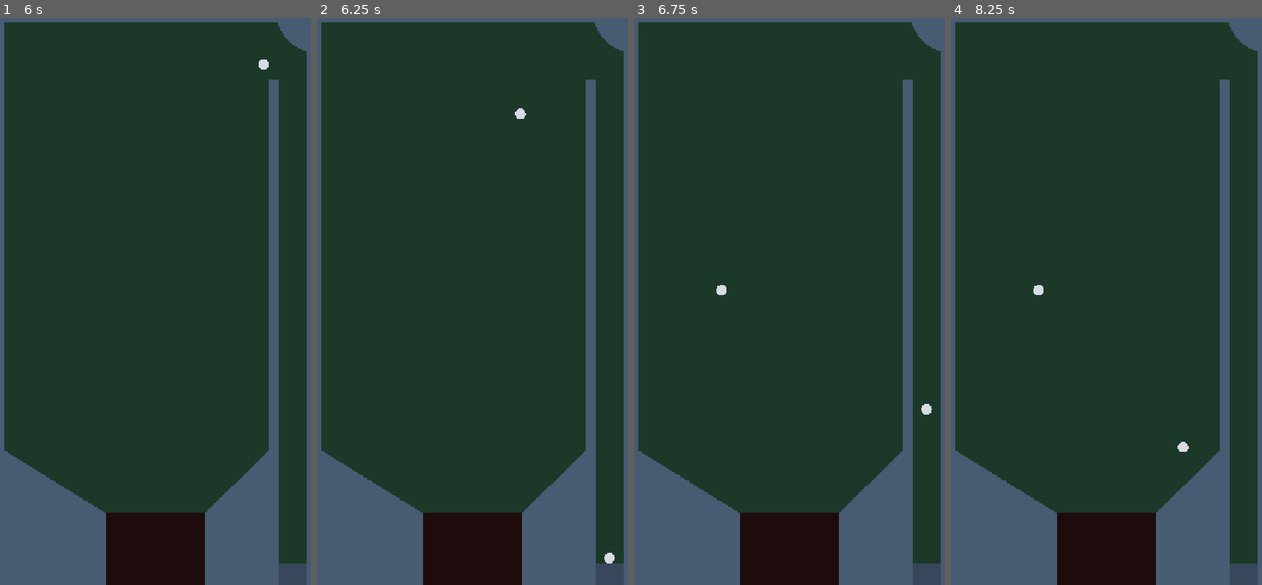
Above: before the commit, frames 1-4 (left to right).
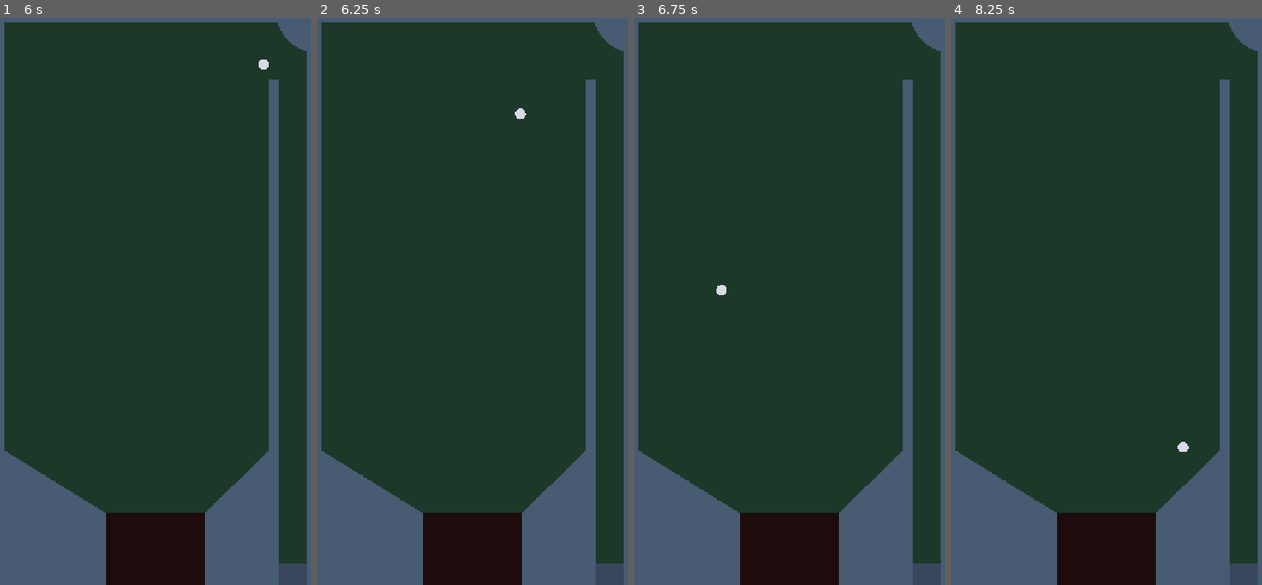
Above: after the commit, the same moments.

Repository: StephenForte/The-Squishy-Pinball-Machine
Game: Godot game, scene res://scenes/main.tscn
Same seed, same stepped clock (60 frames per second), same inputs: the game is played once before the commit and once after it.
Inputs:
- Up to frame 1 (6 s): tap Enter at 0.5 s; hold Space (launch_ball) 0.53-1.28 s; tap Space (launch_ball) every 1.5 s from 1.35 to 5.85 s; hold Space (launch_ball) 2.03-2.78 s; tap R (restart) at 2.75, 3.5, 4.15, 5 s; hold Space (launch_ball) 3.53-4.28 s; hold Space (launch_ball) 5.03-5.78 s
- Up to frame 2 (6.25 s): no input
- Up to frame 3 (6.75 s): hold Space (launch_ball) from 6.53 s (still down)
- Up to frame 4 (8.25 s): release Space (launch_ball) at 7.28 s; tap Space (launch_ball) at 7.35 s; hold Space (launch_ball) from 8.03 s (still down)

Frame 1 is identical in both runs. In frame 2, less than 0.1% of the frame differs, in the area x 92-96%, y 94-97%; in frame 3, less than 0.1%, in the area x 92-96%, y 68-70%; in frame 4, less than 0.1%.

Commit message:
Prevent restart from queueing a second lane ball.
Co-authored-by: Cursor <cursoragent@cursor.com>

Diff:
--- a/autoload/game.gd
+++ b/autoload/game.gd
@@ -62,8 +62,6 @@
 func restart() -> void:
 	_reset_run()
 	game_restarted.emit()
-	score_changed.emit(score)
-	ball_count_changed.emit(balls_left)
 	print("Game game_restarted score=%d balls_left=%d high_score=%d" % [score, balls_left, high_score])
 
 
--- a/scripts/main.gd
+++ b/scripts/main.gd
@@ -1,6 +1,7 @@
 extends Node2D
 
 var _respawn_generation: int = 0
+var _last_balls_left: int = 3
 var _game: Node
 
 
@@ -19,7 +20,9 @@
 
 
 func _on_ball_count_changed(balls_left: int) -> void:
-	if balls_left <= 0:
+	var drained := balls_left < _last_balls_left
+	_last_balls_left = balls_left
+	if not drained or balls_left <= 0:
 		return
 	var generation := _respawn_generation
 	get_tree().create_timer(1.0).timeout.connect(
@@ -38,6 +41,7 @@
 
 func _on_game_restarted() -> void:
 	_respawn_generation += 1
+	_last_balls_left = _game.balls_left
 	for node in get_tree().get_nodes_in_group("ball"):
 		if is_instance_valid(node):
 			node.queue_free()
